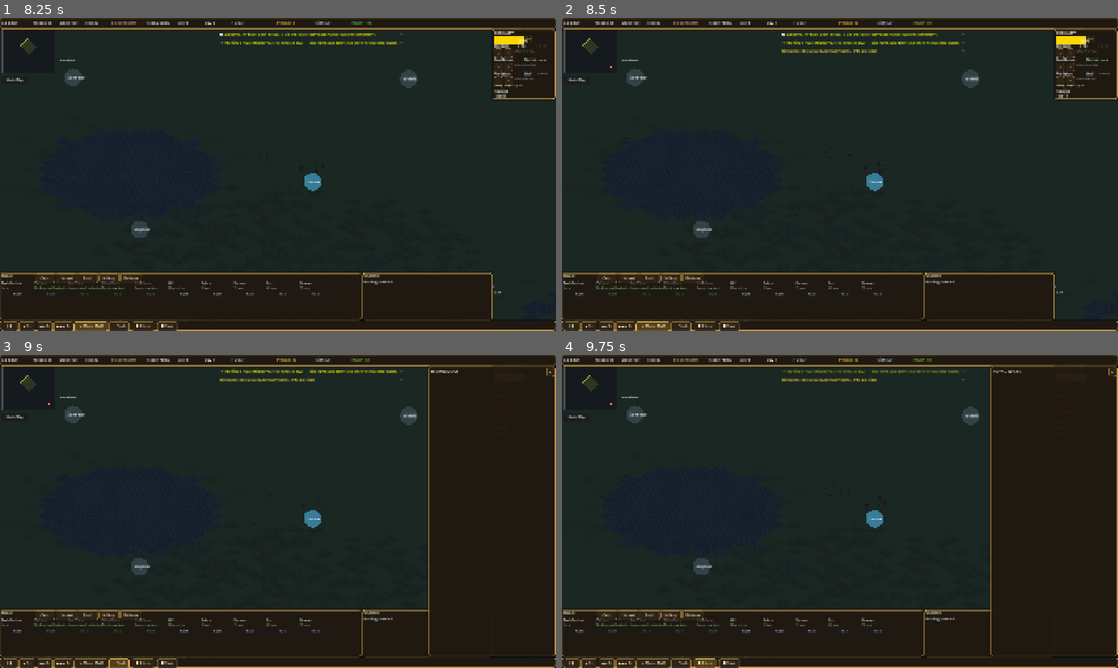
Above: before the commit, frames 1-4 (two rows, left to right).
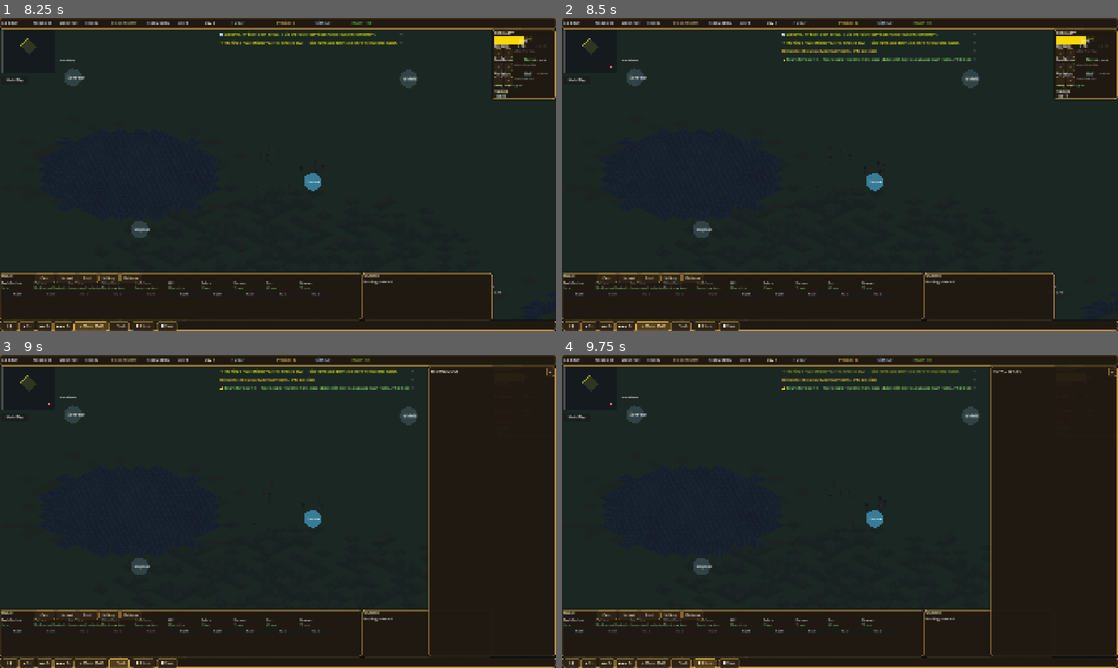
Above: after the commit, the same moments.

Repository: brotherphilip/sovereigns-reach
Game: Godot game, scene res://view/cityview/CityViewScene.tscn
Two runs of this game, one before a commit and one after it. Both use one fixed random seed, a clock stepped at 60 frames per second and the inputs below. This scene is started directly instead of the project's main scene.
Inputs:
- Up to frame 1 (8.25 s): click "−" at 0.5 s; click "+" at 1.25 s; click "−" at 2 s; click "+" at 2.75 s; click "−" at 3.5 s; click "+" at 4.25 s; click "❚❚" at 5 s; click "▶ 1×" at 5.75 s; click "▶▶ 2×" at 6.5 s; click "▶▶▶ 5×" at 7.25 s; click "⊞ Macro [Tab]" at 8 s
- Up to frame 2 (8.5 s): no input
- Up to frame 3 (9 s): click "🔬 Tech" at 8.75 s
- Up to frame 4 (9.75 s): click "📜 Edicts" at 9.5 s

Frame 1 is identical in both runs. In frame 2, 0.3% of the frame differs, in the area x 28-75%, y 1-14%; in frame 3, 0.3%, in the area x 28-75%, y 1-12%; in frame 4, 0.3%.

Commit message:
Playtest loop iter5: World Events system (the realm feels alive)
Survival to 20 min is now solid and forgiving, so the loop pivots to fun/content.
The clearest gap from playing: the early-mid game is thin to DO -- build three
buildings, then watch meters. There was no random-event system (only weather/tribute/
siege). A management game lives on its moment-to-moment happenings.

Added a data-driven World Events system:
- simulation/world/WorldEventSystem.gd: each game-day, after a 5-day cooldown, a 34%
  chance a flavourful event fires from a weighted, min_day-gated pool. Effects are
  bounded/clamped (never below 0, never instant-revolt) and lean positive. 12-event
  starter pack with evocative text: Wandering Merchant, Bountiful Foraging, Traveling
  Minstrels, A Weary Traveler (a villager joins), Storm-Felled Timber, Good Omen,
  Village Wedding; plus bounded setbacks (Wolves, Cart Overturns, Theft, Quarrel).
  Data-driven so content compounds; returns the full event dict so a choice popup can
  be layered on later.
- GameState: ticks events on the day boundary (own seat only); "wanderer joins" spawns
  a real villager. Emits EventBus.world_event.
- CityViewScene: surfaces events in the notification feed, tone-coloured (good/bad/
  neutral) with effect summary.
- TestWorldEvents.gd (14 tests) + integration probe (8 events / 60 days, correct
  cadence & summaries). Full suite green.

Co-Authored-By: Claude Opus 4.8 <noreply@anthropic.com>

Diff:
--- a/simulation/core/EventBus.gd
+++ b/simulation/core/EventBus.gd
@@ -61,6 +61,11 @@
 # Fired on the game-day the season index changes (spring/summer/autumn/winter).
 signal season_changed(season: int, season_name: String)
 
+# --- Realm events ---
+# A flavourful daily event befell the realm (see WorldEventSystem). Carries the full
+# event dict: id, title, text, tone ("good"/"bad"/"neutral"), summary ("+50 food").
+signal world_event(event_data: Dictionary)
+
 # --- World ---
 signal shire_ownership_changed(shire_id: int, old_owner: int, new_owner: int)
 # A terrain tile was repainted at runtime (e.g. a path laid) — chunks repaint.
--- a/simulation/core/GameState.gd
+++ b/simulation/core/GameState.gd
@@ -20,6 +20,7 @@
 const WildlifeSystem   = preload("res://simulation/world/WildlifeSystem.gd")
 const CitizenSystem    = preload("res://simulation/world/CitizenSystem.gd")
 const PeopleSystem     = preload("res://simulation/world/PeopleSystem.gd")
+const WorldEventSystem = preload("res://simulation/world/WorldEventSystem.gd")
 # Phase 5
 const TechTree         = preload("res://simulation/tech/TechTree.gd")
 const PrestigeSystem   = preload("res://simulation/tech/PrestigeSystem.gd")
@@ -1114,6 +1115,20 @@
 		# its villagers visibly work, just like the player's.
 		if spectator_mode:
 			_auto_manage_ai_town()
+
+		# Realm events: a flavourful daily happening (merchant, foraging, wolves…) that
+		# keeps the kingdom alive between the big beats. Player's own seat only.
+		if not spectator_mode:
+			var revent: Dictionary = WorldEventSystem.tick(players[0], world, _social_rng, day)
+			if not revent.is_empty():
+				var spawn_n: int = int(revent.get("effect", {}).get("spawn_citizens", 0))
+				if spawn_n > 0:
+					_next_citizen_id = CitizenSystem.spawn(citizens, spawn_n,
+						float(players[0].get("keep_x", 100)), float(players[0].get("keep_y", 100)),
+						_citizen_rng, _next_citizen_id)
+					_snap_citizens_to_grass()
+					players[0]["population"] = PeopleSystem.living_count(citizens)
+				EventBus.world_event.emit(revent)
 
 	# Phase 6: tick AI factions each game-day
 	if tick > 0 and tick % SimulationClock.TICKS_PER_GAME_DAY == 0:
--- /dev/null
+++ b/simulation/world/WorldEventSystem.gd
@@ -0,0 +1,166 @@
+extends RefCounted
+# Lightweight, data-driven realm events — the moment-to-moment life of the kingdom.
+# Each game-day, after a cooldown, there's a chance a flavourful event befalls the
+# realm: a wandering merchant, a bountiful foraging, wolves in the night. Each applies
+# a small effect and a line of story, surfaced to the player via the notification feed.
+#
+# Design goals:
+#  - DATA-DRIVEN: a new event is just a dict in EVENTS — content compounds over time.
+#  - FORGIVING: effects are bounded and clamped; an event never directly ends a run
+#    (no effect can drop a resource below 0 or popularity into instant-revolt).
+#  - POSITIVE-LEANING: good/neutral events outweigh bad ones, so the realm feels alive
+#    and rewarding to tend rather than punishing.
+#
+# A future iteration can add a "choices" array to any event for player-driven decisions
+# (the framework returns the whole event dict, so a choice popup can be layered on later).
+
+const CitizenSystem = preload("res://simulation/world/CitizenSystem.gd")
+
+const COOLDOWN_DAYS: int = 5     # minimum days between events
+const DAILY_CHANCE: float = 0.34 # per-day chance an event fires once off cooldown
+
+# tone: "good" | "bad" | "neutral" — drives the notification colour.
+# effect keys: food, gold, wood, stone, iron, popularity, prestige (signed deltas);
+#              spawn_citizens (int, handled by GameState — a wanderer joins the village).
+const EVENTS: Array = [
+	{
+		"id": "wandering_merchant", "tone": "good", "weight": 12, "min_day": 2,
+		"title": "A Wandering Merchant",
+		"text": "A merchant caravan rests by your gate and trades its wares for coin.",
+		"effect": {"gold": 60},
+	},
+	{
+		"id": "bountiful_foraging", "tone": "good", "weight": 12, "min_day": 1,
+		"title": "Bountiful Foraging",
+		"text": "Your people return from the woods laden with berries, nuts and mushrooms.",
+		"effect": {"food": 50},
+	},
+	{
+		"id": "traveling_minstrels", "tone": "good", "weight": 10, "min_day": 2,
+		"title": "Traveling Minstrels",
+		"text": "Minstrels fill the evening with song; spirits in the village lift.",
+		"effect": {"popularity": 6},
+	},
+	{
+		"id": "lost_traveler", "tone": "good", "weight": 8, "min_day": 3,
+		"title": "A Weary Traveler",
+		"text": "A wanderer asks to settle in your village, and takes up an empty hovel.",
+		"effect": {"spawn_citizens": 1},
+	},
+	{
+		"id": "timber_windfall", "tone": "good", "weight": 9, "min_day": 2,
+		"title": "Storm-Felled Timber",
+		"text": "A night's gale topples old trees — good seasoned wood, there for the hauling.",
+		"effect": {"wood": 45},
+	},
+	{
+		"id": "wild_boar_hunt", "tone": "good", "weight": 9, "min_day": 3,
+		"title": "A Fine Boar Hunt",
+		"text": "Your huntsmen bring down a great boar; the larders are stocked with meat.",
+		"effect": {"food": 35},
+	},
+	{
+		"id": "good_omen", "tone": "neutral", "weight": 7, "min_day": 4,
+		"title": "A Good Omen",
+		"text": "A white hart is sighted in the dawn mist — the smallfolk take heart in your reign.",
+		"effect": {"prestige": 20, "popularity": 2},
+	},
+	{
+		"id": "wedding_feast", "tone": "good", "weight": 8, "min_day": 5,
+		"title": "A Village Wedding",
+		"text": "Two households are joined; the whole village feasts late into the night.",
+		"effect": {"popularity": 5},
+	},
+	{
+		"id": "wolves_in_the_night", "tone": "bad", "weight": 7, "min_day": 6,
+		"title": "Wolves in the Night",
+		"text": "A wolf pack raids the pens; some of the stores are lost to the dark.",
+		"effect": {"food": -25},
+	},
+	{
+		"id": "cart_mishap", "tone": "bad", "weight": 6, "min_day": 4,
+		"title": "A Cart Overturns",
+		"text": "A laden cart breaks its axle on the road; a load of timber is scattered and spoiled.",
+		"effect": {"wood": -20},
+	},
+	{
+		"id": "petty_theft", "tone": "bad", "weight": 5, "min_day": 6,
+		"title": "Coin Goes Missing",
+		"text": "A cutpurse works the market crowd before slipping away into the lanes.",
+		"effect": {"gold": -30},
+	},
+	{
+		"id": "minor_quarrel", "tone": "bad", "weight": 5, "min_day": 7,
+		"title": "A Bitter Quarrel",
+		"text": "A feud between two families spills into the square and sours the mood.",
+		"effect": {"popularity": -4},
+	},
+]
+
+# Roll for a daily event. Mutates `player` (resource/popularity/prestige deltas) and
+# returns the chosen event dict (with an added "summary" line) for the view, or {} if
+# nothing fired. `spawn_citizens` is returned untouched for GameState to enact.
+static func tick(player: Dictionary, world: Dictionary, rng: RandomNumberGenerator, day: int) -> Dictionary:
+	if day <= 0 or player.is_empty():
+		return {}
+	var last: int = int(world.get("last_event_day", -999))
+	if day - last < COOLDOWN_DAYS:
+		return {}
+	if rng.randf() >= DAILY_CHANCE:
+		return {}
+
+	# Weighted pick among events eligible at this day.
+	var pool: Array = []
+	var total: int = 0
+	for e in EVENTS:
+		if day >= int(e.get("min_day", 0)):
+			pool.append(e)
+			total += int(e.get("weight", 1))
+	if pool.is_empty() or total <= 0:
+		return {}
+	var roll: int = rng.randi_range(0, total - 1)
+	var chosen: Dictionary = pool[0]
+	var cumulative: int = 0
+	for e in pool:
+		cumulative += int(e.get("weight", 1))
+		if roll < cumulative:
+			chosen = e
+			break
+
+	world["last_event_day"] = day
+	var summary: String = _apply_effect(player, chosen.get("effect", {}))
+	var result: Dictionary = chosen.duplicate(true)
+	result["summary"] = summary
+	return result
+
+# Applies the bounded stat deltas to the player and returns a short "+50 food" summary.
+# spawn_citizens is left for GameState (it owns the citizen array / id counter).
+static func _apply_effect(player: Dictionary, effect: Dictionary) -> String:
+	var parts: Array = []
+	for key in effect:
+		var amount: int = int(effect[key])
+		match key:
+			"food":
+				var f: Dictionary = player.get("food", {})
+				f["apples"] = maxi(0, int(f.get("apples", 0)) + amount)
+				player["food"] = f
+				parts.append("%+d food" % amount)
+			"gold":
+				player["gold"] = maxi(0, int(player.get("gold", 0)) + amount)
+				parts.append("%+d gold" % amount)
+			"wood", "stone", "iron":
+				var r: Dictionary = player.get("resources", {})
+				r[key] = maxi(0, int(r.get(key, 0)) + amount)
+				player["resources"] = r
+				parts.append("%+d %s" % [amount, key])
+			"popularity":
+				player["popularity"] = clampf(float(player.get("popularity", 50.0)) + float(amount), 0.0, 100.0)
+				parts.append("%+d popularity" % amount)
+			"prestige":
+				player["prestige"] = maxf(0.0, float(player.get("prestige", 0.0)) + float(amount))
+				parts.append("%+d prestige" % amount)
+			"spawn_citizens":
+				parts.append("+%d villager" % amount)
+			_:
+				pass
+	return ", ".join(parts)
--- /dev/null
+++ b/tests/TestWorldEvents.gd
@@ -0,0 +1,107 @@
+extends SceneTree
+# Proof harness for WorldEventSystem (data-driven realm events).
+# Run: godot --headless --script tests/TestWorldEvents.gd
+
+const WorldEventSystem = preload("res://simulation/world/WorldEventSystem.gd")
+
+var _pass := 0
+var _fail := 0
+
+func _init() -> void:
+	_test_definitions_valid()
+	_test_cooldown()
+	_test_event_fires_and_applies()
+	_test_effects_are_bounded()
+	_test_min_day_gating()
+	print("\n=== World Events Results: %d passed, %d failed ===" % [_pass, _fail])
+	quit(0 if _fail == 0 else 1)
+
+func ok(label: String, cond: bool) -> void:
+	if cond: _pass += 1; print("  PASS: %s" % label)
+	else: _fail += 1; print("  FAIL: %s" % label)
+
+func _player() -> Dictionary:
+	return {
+		"id": 0, "gold": 100, "popularity": 50.0, "prestige": 0.0,
+		"resources": {"wood": 100, "stone": 50, "iron": 20},
+		"food": {"apples": 100},
+	}
+
+func _test_definitions_valid() -> void:
+	print("\n[Event definitions]")
+	ok("there is a pool of events", WorldEventSystem.EVENTS.size() >= 8)
+	var ids := {}
+	var all_have_fields := true
+	var has_good := false
+	var has_bad := false
+	for e in WorldEventSystem.EVENTS:
+		if not (e.has("id") and e.has("title") and e.has("text") and e.has("tone") and e.has("weight") and e.has("effect")):
+			all_have_fields = false
+		ids[e.get("id", "")] = true
+		if e.get("tone") == "good": has_good = true
+		if e.get("tone") == "bad": has_bad = true
+	ok("every event has the required fields", all_have_fields)
+	ok("event ids are unique", ids.size() == WorldEventSystem.EVENTS.size())
+	ok("pool has both good and bad events", has_good and has_bad)
+
+func _test_cooldown() -> void:
+	print("\n[Cooldown]")
+	var rng := RandomNumberGenerator.new(); rng.seed = 1
+	var world := {"last_event_day": 10}
+	# Strictly within the cooldown window (day - last < COOLDOWN_DAYS), nothing fires.
+	var fired := false
+	for d in range(11, 10 + WorldEventSystem.COOLDOWN_DAYS):  # days 11..(last+cooldown-1)
+		for _i in range(50):
+			if not WorldEventSystem.tick(_player(), world, rng, d).is_empty():
+				fired = true
+	ok("no event fires during the cooldown window", not fired)
+	# Exactly at the cooldown boundary an event becomes possible again.
+	var possible := false
+	for _i in range(200):
+		var w2 := {"last_event_day": 10}
+		if not WorldEventSystem.tick(_player(), w2, rng, 10 + WorldEventSystem.COOLDOWN_DAYS).is_empty():
+			possible = true
+	ok("an event can fire once the cooldown elapses", possible)
+
+func _test_event_fires_and_applies() -> void:
+	print("\n[Event fires + applies effect]")
+	var rng := RandomNumberGenerator.new(); rng.seed = 42
+	var p := _player()
+	var world := {}
+	var fired_count := 0
+	var saw_summary := false
+	# Run a long stretch; events should fire periodically.
+	for d in range(1, 400):
+		var ev := WorldEventSystem.tick(p, world, rng, d)
+		if not ev.is_empty():
+			fired_count += 1
+			if String(ev.get("summary", "")) != "": saw_summary = true
+	ok("events fire over time", fired_count > 0)
+	ok("a fired event carries a human-readable summary", saw_summary)
+	# With ~COOLDOWN spacing over 400 days they shouldn't fire more than once per cooldown.
+	ok("events respect roughly the cooldown spacing", fired_count <= 400 / WorldEventSystem.COOLDOWN_DAYS)
+
+func _test_effects_are_bounded() -> void:
+	print("\n[Effects are bounded — never below 0 / never instant-revolt]")
+	var p := _player()
+	# Drain a player to near-zero, then apply every bad effect directly; nothing underflows.
+	p["gold"] = 5; p["resources"] = {"wood": 5, "stone": 5, "iron": 5}; p["food"] = {"apples": 5}; p["popularity"] = 11.0
+	for e in WorldEventSystem.EVENTS:
+		WorldEventSystem._apply_effect(p, e.get("effect", {}))
+	ok("gold never negative", int(p.get("gold", -1)) >= 0)
+	ok("wood never negative", int(p.get("resources", {}).get("wood", -1)) >= 0)
+	ok("food never negative", int(p.get("food", {}).get("apples", -1)) >= 0)
+	ok("popularity stays in [0,100]", p.get("popularity", -1.0) >= 0.0 and p.get("popularity", 101.0) <= 100.0)
+
+func _test_min_day_gating() -> void:
+	print("\n[min_day gating]")
+	# On day 1 only events with min_day <= 1 are eligible; force many rolls and confirm
+	# no too-early event id ever appears.
+	var rng := RandomNumberGenerator.new(); rng.seed = 7
+	var bad := false
+	for _i in range(2000):
+		var world := {}
+		var ev := WorldEventSystem.tick(_player(), world, rng, 1)
+		if not ev.is_empty() and int(ev.get("min_day", 0)) > 1:
+			bad = true
+	ok("no event fires before its min_day", not bad)
--- a/view/cityview/CityViewScene.gd
+++ b/view/cityview/CityViewScene.gd
@@ -417,6 +417,8 @@
 
 	# Onboarding hints (the real runtime entry — GameBootstrap is unused here).
 	TutorialSystem.tutorial_hint.connect(func(msg: String): _hud.show_notification("📖 " + msg, 9.0))
+	# Realm events — flavourful daily happenings surfaced in the notification feed.
+	EventBus.world_event.connect(_on_world_event)
 
 	set_process_input(true)
 
@@ -428,6 +430,14 @@
 func _toggle_macro_view() -> void:
 	var ctrl := _macro_view.get_node_or_null("MacroMapControl")
 	if ctrl: ctrl.visible = not ctrl.visible
+
+func _on_world_event(ev: Dictionary) -> void:
+	var tone: String = ev.get("tone", "neutral")
+	var col: Color = Color(0.55, 0.9, 0.45) if tone == "good" else (Color(1.0, 0.5, 0.4) if tone == "bad" else Color(0.95, 0.85, 0.45))
+	var icon: String = "✨" if tone == "good" else ("⚠" if tone == "bad" else "🕊")
+	var summary: String = ev.get("summary", "")
+	var tail: String = ("  (%s)" % summary) if summary != "" else ""
+	_hud.show_notification("%s %s — %s%s" % [icon, ev.get("title", "An event"), ev.get("text", ""), tail], 8.0, col)
 
 func _on_entity_selected(entity_type: String, entity_data: Dictionary) -> void:
 	match entity_type:
Not shown, changed: change.md
